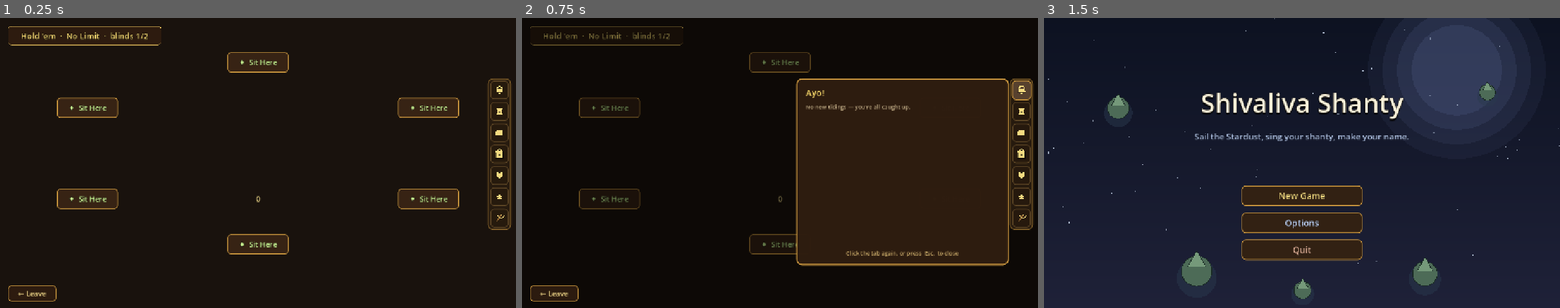
Above: before the commit, frames 1-3 (left to right).
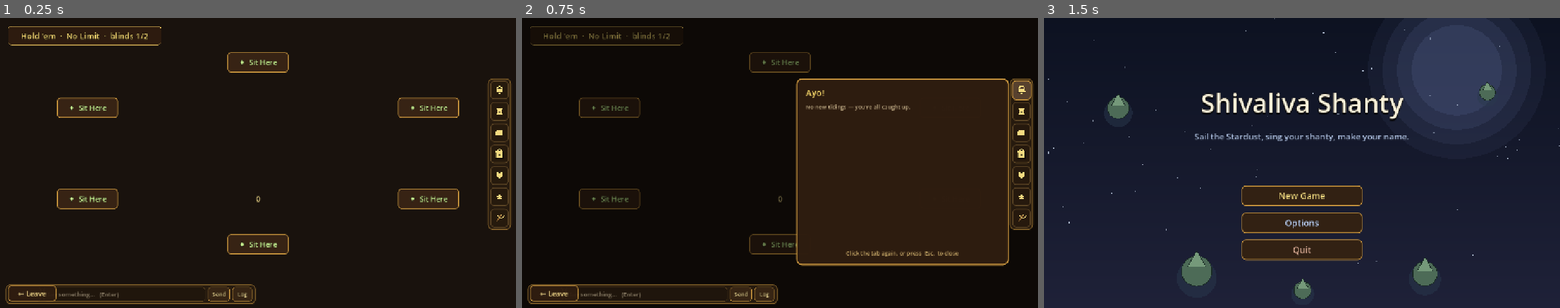
Above: after the commit, the same moments.

Repository: TairoyZone/shivaliva-shanty
Game: Godot game, scene res://puzzles/poker/poker_scene.tscn
Same seed, same stepped clock (60 frames per second), same inputs: the game is played once before the commit and once after it. This scene is started directly instead of the project's main scene.
Inputs (mouse positions are in pixels of both pictures, inside the frame that each line leads up to):
- Up to frame 1 (0.25 s): no input
- Up to frame 2 (0.75 s): click "0" at 0.5 s
- Up to frame 3 (1.5 s): click (1069, 293) at 1.25 s, where only the run after the commit has a clickable "All ▾"

The runs differ from the first frame. In frame 1, 1.2% of the frame differs, in the area x 1-50%, y 91-99%; in frame 2, 1.6%; in frame 3, nothing differs.

Commit message:
feat(npc-chat): voyage awareness + chat at the poker table
Voyage awareness: when a pillage is active, compose_system now folds in a
VOYAGE block so the crew talks about it accurately — the ship's name, where
she's bound (stop X of N), your role (captain vs signed-on hand), WHO ELSE is
aboard (the full crew named with their stations from pillage_duty_crew), the
hull's condition (holes), and any brigand lying in wait on the current leg.
Conditional on voyage_active, so it costs nothing in port.

Poker table chat: the chat bar now shows at the poker table (the scene opts in
via a new "chat_scene" group; the ChatBox un-hides for it even though the HUD
is hidden in puzzles), and each seated cast member joins the "npc" group with
npc_name + open_chat, so RoomChat (public banter) and the "-> Name" scope
(private) treat a poker seat exactly like an overworld NPC — replies float
above the seat. ChatBox also ends any private chat on a scene change so a freed
seat can't strand the conversation.

Co-Authored-By: Claude Opus 4.8 (1M context) <noreply@anthropic.com>

Diff:
--- a/autoloads/chat_box.gd
+++ b/autoloads/chat_box.gd
@@ -33,6 +33,7 @@
 var _private_npc : Node = null          # the Npc node, for floating reply bubbles (may go invalid on scene change)
 var _private_fallback : Array = []      # the NPC's canned lines — used if a request fails
 var _npc_signals_connected : bool = false
+var _last_scene : Node = null           # to end a private chat when the scene changes (the NPC node is freed)
 
 
 func _ready() -> void:
@@ -508,13 +509,22 @@
 # (the EventFeed still streams the live events there). Releasing focus when hidden frees game input.
 func _process(_delta: float) -> void:
 
-	var should : bool = chat_visible and HUD != null and HUD.visible
+	# Shows in the walkable overworld (mirrors the HUD) AND in any scene that opts in via the "chat_scene"
+	# group (e.g. the poker table — a PuzzleScene where the HUD is hidden but we still want table banter).
+	var sc : Node = get_tree().current_scene if get_tree() != null else null
+	var should : bool = chat_visible and ((HUD != null and HUD.visible) or (sc != null and sc.is_in_group("chat_scene")))
 	if should != visible:
 		visible = should
 		if not visible and is_typing():
 			_input.release_focus()
 	if _in_private and not visible:
 		_exit_private()   # left the walkable scene (puzzle / title) — end the conversation cleanly
+	# End a private chat on ANY scene change too — the NPC node (e.g. a poker seat) is freed by the swap, so
+	# the conversation can't continue (covers poker → overworld, where the bar stays visible across the cut).
+	if sc != _last_scene:
+		_last_scene = sc
+		if _in_private:
+			_exit_private()
 	# The open log shows the same lines as the transient EventFeed + shares the lower-left corner, so hide
 	# the feed while the log is open (avoids the same line rendering twice).
 	var feed_visible : bool = not (visible and _log_open)
--- a/autoloads/npc_brain.gd
+++ b/autoloads/npc_brain.gd
@@ -236,6 +236,9 @@
 	var pronoun_roster : String = _cast_pronouns_block()
 	if not pronoun_roster.is_empty():
 		parts.append(pronoun_roster)   # so NPCs use each other's correct pronouns instead of guessing
+	var voyage : String = _voyage_block()
+	if not voyage.is_empty():
+		parts.append(voyage)   # mid-pillage: the live ship + route facts, so the crew talks about it accurately
 	if include_secret and not persona.chat_secret.is_empty():
 		parts.append("A secret you hold (do NOT volunteer it; only hint at it, or reveal it, if the player "
 			+ "pointedly digs for it — and the more you trust them, the more willing you are): "
@@ -479,6 +482,59 @@
 		+ ", ".join(lines) + ".")
 
 
+# VOYAGE AWARENESS — when the player is mid-pillage, fold the LIVE ship + route facts into the prompt so the
+# crew (and anyone aboard) talks about the voyage accurately — where she's bound, which stop, the hull's
+# state — instead of guessing. "" when not sailing (no cost to normal port chat). Reads transient PlayerState
+# voyage fields. See [[voyage-loop-research]] + [[ship-condition-research]].
+func _voyage_block() -> String:
+
+	if not PlayerState.voyage_active:
+		return ""
+	var bits : PackedStringArray = PackedStringArray()
+	var lead : String = "RIGHT NOW you're aboard a sky-ship underway on a pillaging voyage"
+	if not PlayerState.pillage_ship_name.is_empty():
+		lead += " — the %s" % PlayerState.pillage_ship_name
+	bits.append(lead + ".")
+	var dest : String = PlayerState.pillage_destination
+	if not dest.is_empty():
+		var leg : int = PlayerState.pillage_leg + 1
+		var total : int = maxi(PlayerState.pillage_legs_total, 1)
+		bits.append("She's bound for %s — stop %d of %d on the run." % [dest, leg, total])
+	# Your role + WHO ELSE is aboard (the full crew, each named with the station they're working).
+	if PlayerState.voyage_self_captained:
+		bits.append("You're captaining her yourself.")
+	else:
+		bits.append("You signed on as a hand for this run.")
+	var aboard : PackedStringArray = PackedStringArray()
+	for e in PlayerState.pillage_duty_crew:
+		if not (e is Dictionary) or bool(e.get("is_player", false)):
+			continue
+		var nm : String = String(e.get("name", ""))
+		if nm.is_empty():
+			continue
+		var duty : String = String(e.get("duty", ""))
+		var role : String = (" (%s)" % duty) if not duty.is_empty() else ""
+		# Only badge a separate captain when you're NOT the one captaining (self-captained → the "captain"
+		# roster slot is just your navigating mate).
+		var tag : String = "Captain " if (nm == PlayerState.pillage_captain and not PlayerState.voyage_self_captained) else ""
+		aboard.append("%s%s%s" % [tag, nm, role])
+	if not aboard.is_empty():
+		bits.append("Aboard with you: " + ", ".join(aboard) + ".")
+	var holes : int = PlayerState.voyage_open_holes
+	if holes <= 0:
+		bits.append("The hull is sound and dry.")
+	elif holes <= 2:
+		bits.append("The hull's taken a hole or two — a little stardust seeping in, nothing dire yet.")
+	else:
+		bits.append("The hull is badly holed (%d breaches) and taking on stardust fast — she sorely needs patching." % holes)
+	# Trouble on this very stretch (a pre-rolled encounter on the current leg).
+	var enc : Array = PlayerState.pillage_encounters
+	var li : int = PlayerState.pillage_leg
+	if li >= 0 and li < enc.size() and not String(enc[li]).is_empty():
+		bits.append("Word is %s lies in wait on this stretch — a boarding fight may be at hand." % String(enc[li]))
+	return "VOYAGE: " + " ".join(bits)
+
+
 # RAPPORT context — the player's standing with this NPC shapes their warmth + openness (first step toward
 # memory). Read live from PlayerState: tier + score + favours they've turned in for this NPC.
 func _affinity_block(npc_name: String) -> String:
--- a/puzzles/poker/poker_scene.gd
+++ b/puzzles/poker/poker_scene.gd
@@ -126,6 +126,7 @@
 func _ready() -> void:
 
 	super._ready()
+	add_to_group("chat_scene")   # opt this puzzle into the chat bar (normally HUD-hidden) so you can banter at the table
 	set_help_text("Hold 'em Poker — Texas Hold'em\n\n"
 		+ "• Click action buttons (Fold / Check / Call / Bet / Raise / All-In)\n"
 		+ "• Slide the bet amount on raises\n"
@@ -282,6 +283,8 @@
 	seat.position = _seat_position(_display_of_player[i], _table_seats)
 	seat.bind_to(_board.players[i])
 	seat.hole_cards_face_up = _board.players[i].is_human
+	if _board.players[i].personality != null:
+		seat.enable_table_chat(_board.players[i].personality)   # a cast member → chat-able at the table
 	_seats.append(seat)
 
 
--- a/puzzles/poker/seat.gd
+++ b/puzzles/poker/seat.gd
@@ -219,6 +219,33 @@
 	folded = player.folded
 	if with_cards:
 		hole_cards = player.hole_cards
+
+
+# --- Table chat: present this NPC seat to RoomChat + the chat box's "→ Name" scope (which both scan the "npc"
+# group) so the player can banter with the cast AT the poker table — reuses the overworld chat plumbing
+# untouched. The seat is a Node2D, so reply bubbles float above it like any overworld NPC.
+var npc_name : String = ""           # what RoomChat / the scope menu key on (a cast member's display name)
+var _chat_persona : NpcPersonality = null
+
+
+## Mark this seat as a chat-able cast member: join the "npc" group + expose [member npc_name] + [method
+## open_chat]. Called by the poker scene for NON-human seats only, so the room/private chat treats a seated
+## NPC exactly like an overworld one.
+func enable_table_chat(persona: NpcPersonality) -> void:
+
+	if persona == null:
+		return
+	_chat_persona = persona
+	npc_name = persona.npc_name
+	if not is_in_group("npc"):
+		add_to_group("npc")
+
+
+## Open a private AI chat with this seated NPC — the chat box's scope menu (and RoomChat) call this.
+func open_chat() -> void:
+
+	if _chat_persona != null:
+		ChatBox.start_private_chat(_chat_persona, self)
 
 
 ## World-space position of one of the two hole-card slots, relative to
